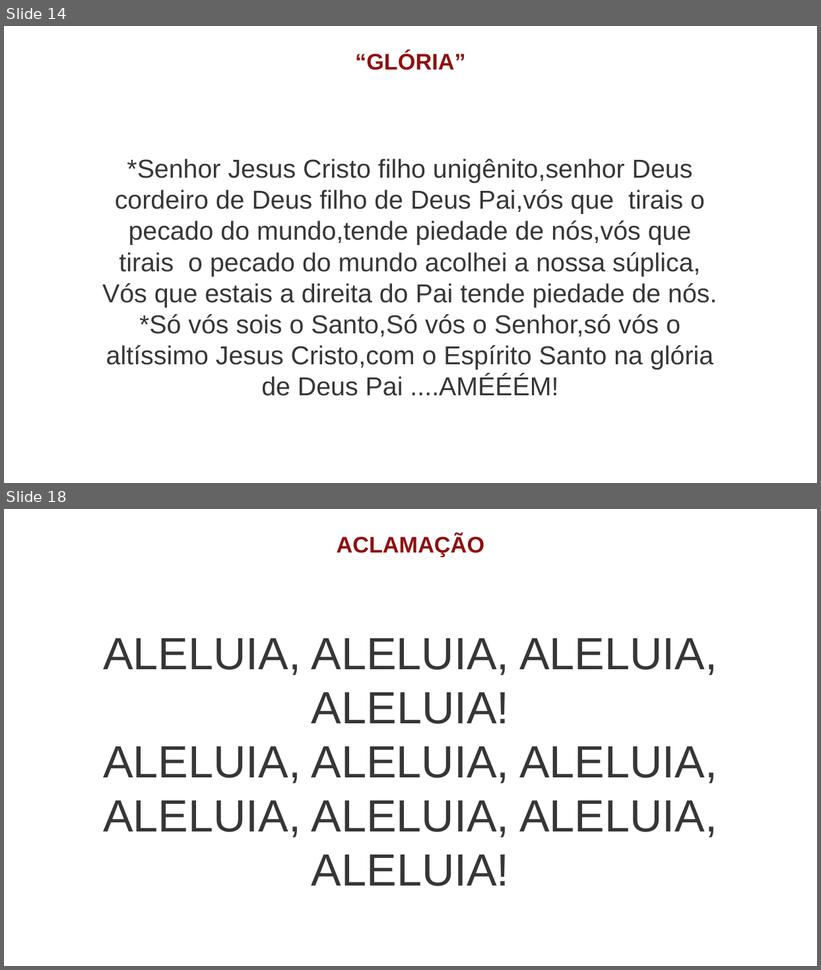
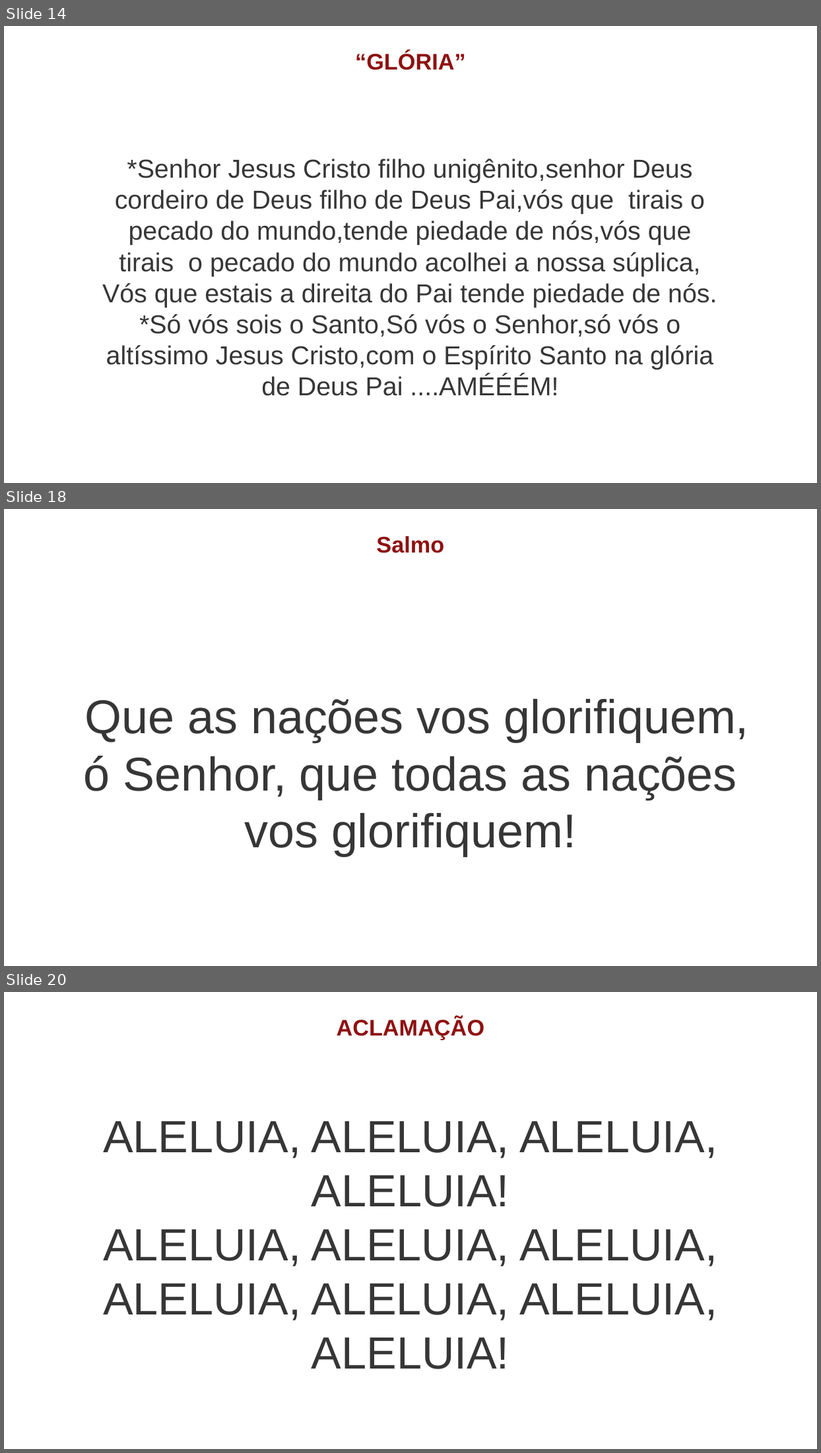
Before and after one commit to Natanielsr/liturgy-s-slideshow-creator, a slide deck: slide-result/slide.pptx. Shown one above the other, each under a label of ours: slides 14 and 18 before the commit, slides 14, 18 and 20 after it; the slides between them are not shown. The pictures are 821x970 and 821x1453 pixels, drawn with LibreOffice and Linux fonts; fonts in the diff are those of the drawing. Boxes give left, top, right and bottom in pixels: in the first picture for what was removed or moved away, otherwise in the second. Text is boxed around its words. In the diff, an @@ line names an element or a change of style, - is before the commit and + after.

Commit message:
adicionando slide do salmo e dividindo para conquistar funcoes slides

```diff
--- a/slide-result/slide.pptx
+++ b/slide-result/slide.pptx
@@ slide 18 added at (4,509,817,966), background #FFFFFF @@
@@ text added at (376,536,444,553), 20 pt, text #8F1010, bold @@
+Salmo
@@ text added at (84,699,749,856), 42 pt, text #363636 @@
+Que as nações vos glorifiquem, ó Senhor, que todas as nações vos glorifiquem!
@@ what was slide 18 is now slide 20 @@
```
Also in this commit, not shown: 1 other slide added, 2 other files.
